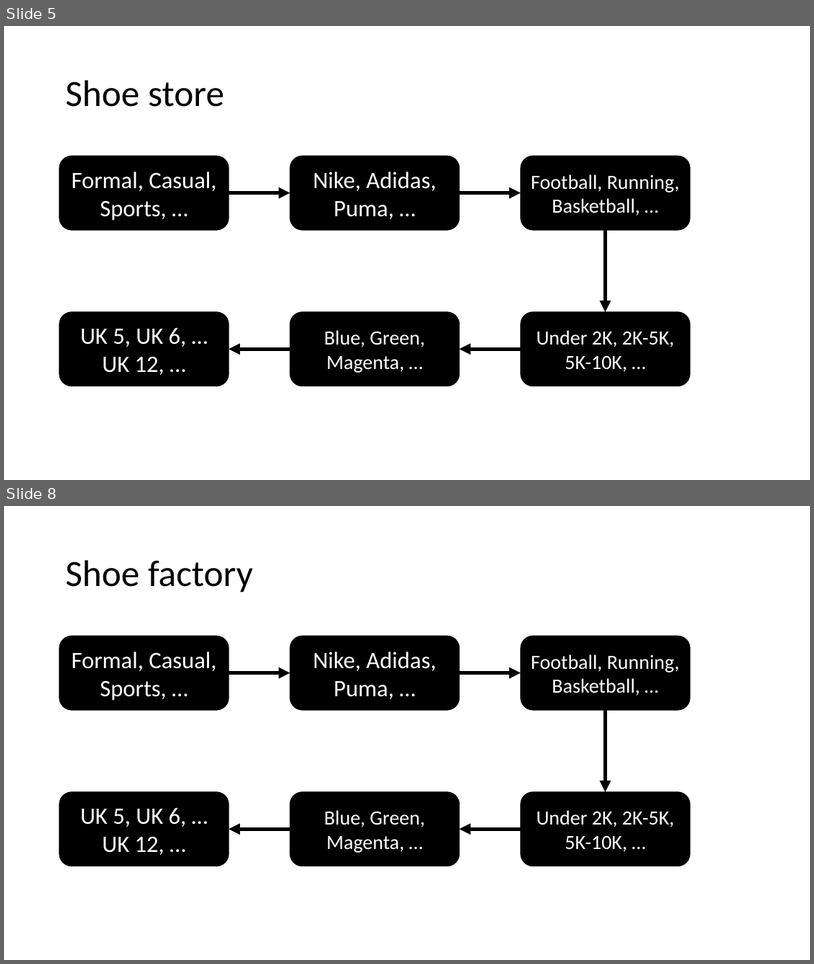
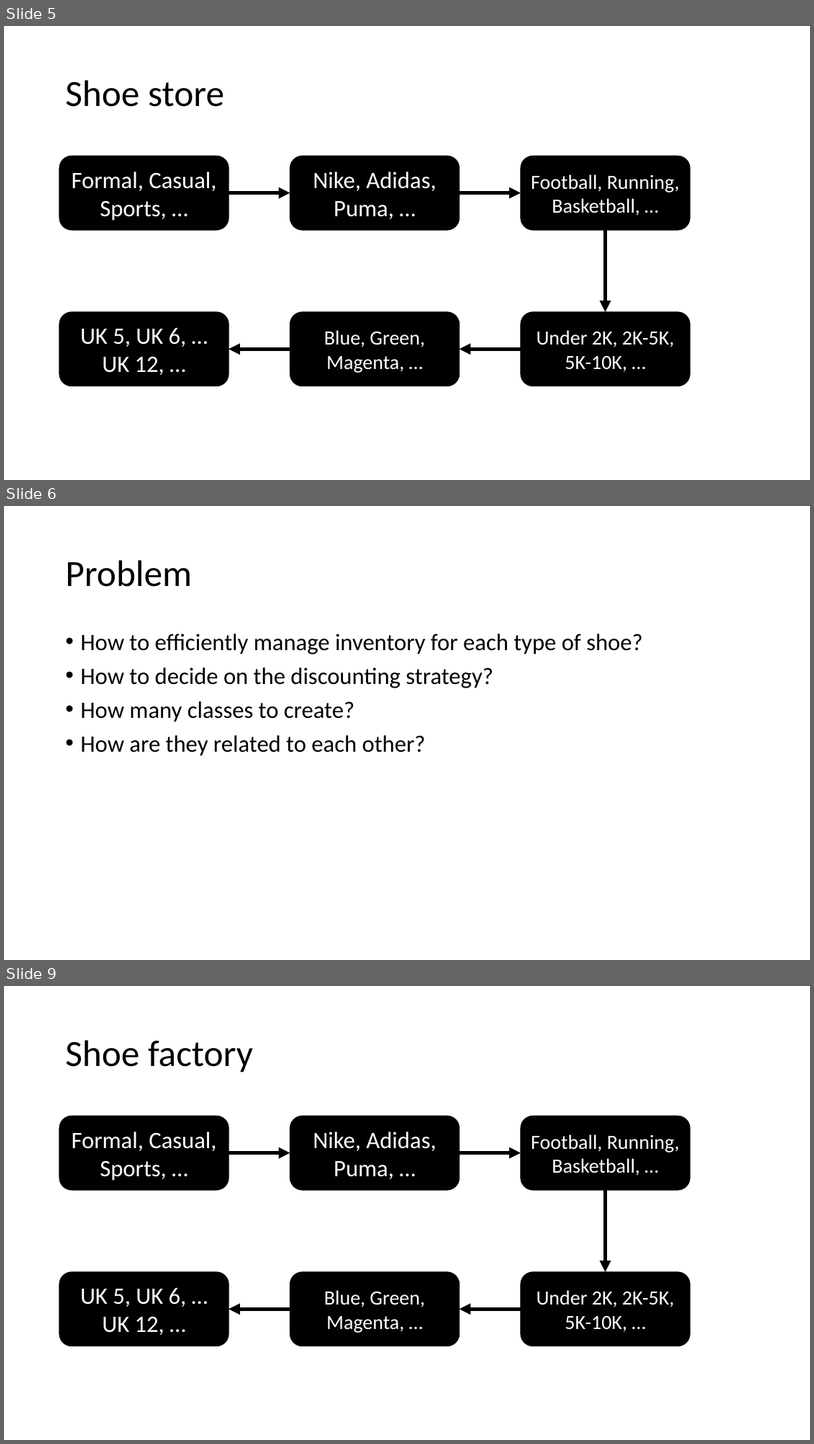
Before and after one commit to ynaman1000/DesignPatterns, a slide deck: Design Patterns.pptx. Shown one above the other, each under a label of ours: slides 5 and 8 before the commit, slides 5, 6 and 9 after it; the slides between them are not shown. The pictures are 814x964 and 814x1444 pixels, drawn with LibreOffice and Linux fonts; fonts in the diff are those of the drawing. Boxes give left, top, right and bottom in pixels: in the first picture for what was removed or moved away, otherwise in the second. Text is boxed around its words. In the diff, an @@ line names an element or a change of style, - is before the commit and + after.

```diff
--- a/Design Patterns.pptx
+++ b/Design Patterns.pptx
@@ slide 6 added at (4, 506, 810, 960), background #FFFFFF @@
@@ title added at (65, 560, 192, 587), 44 pt, text #000000 @@
+Problem
@@ text added at (80, 633, 643, 756), 28 pt, text #000000 @@
+• How to efficiently manage inventory for each type of shoe?
+• How to decide on the discounting strategy?
+• How many classes to create?
+• How are they related to each other?
@@ what was slide 8 is now slide 9 @@
```
Also in this commit, not shown: 3 slides changed, 5 other files.
